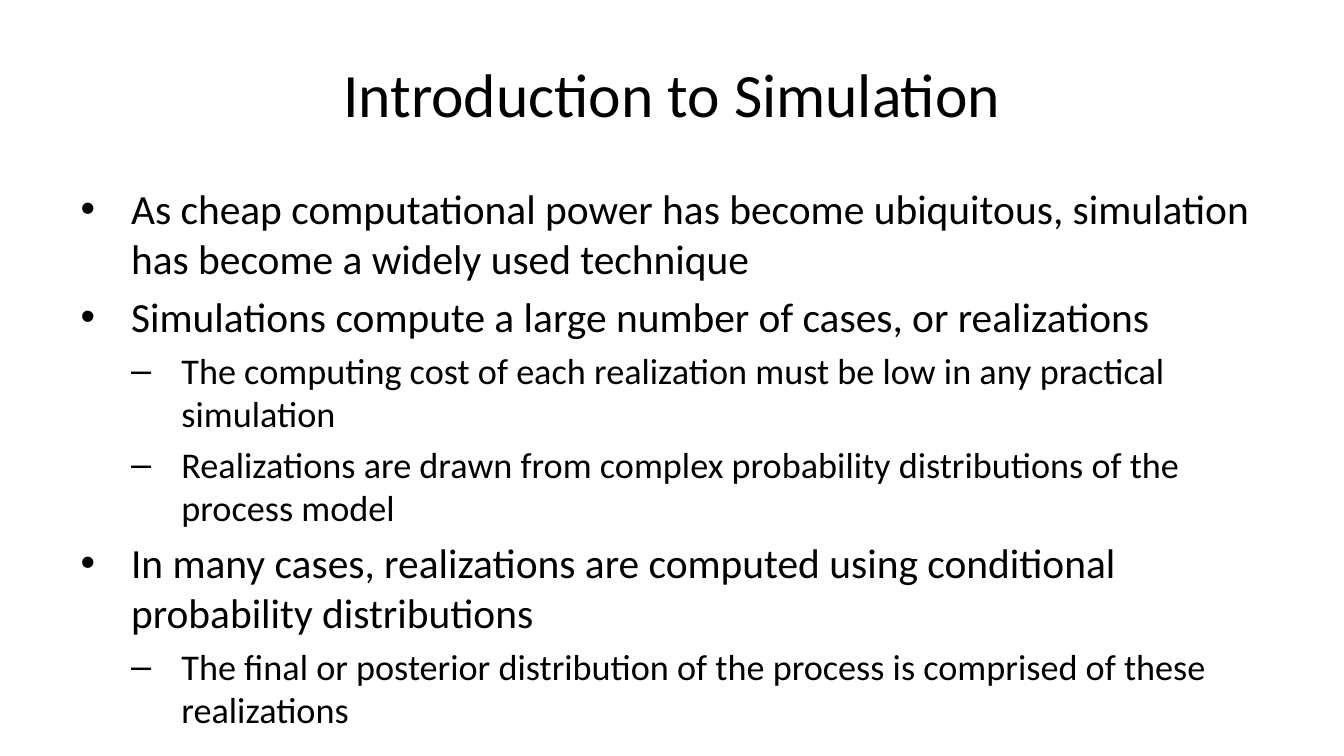
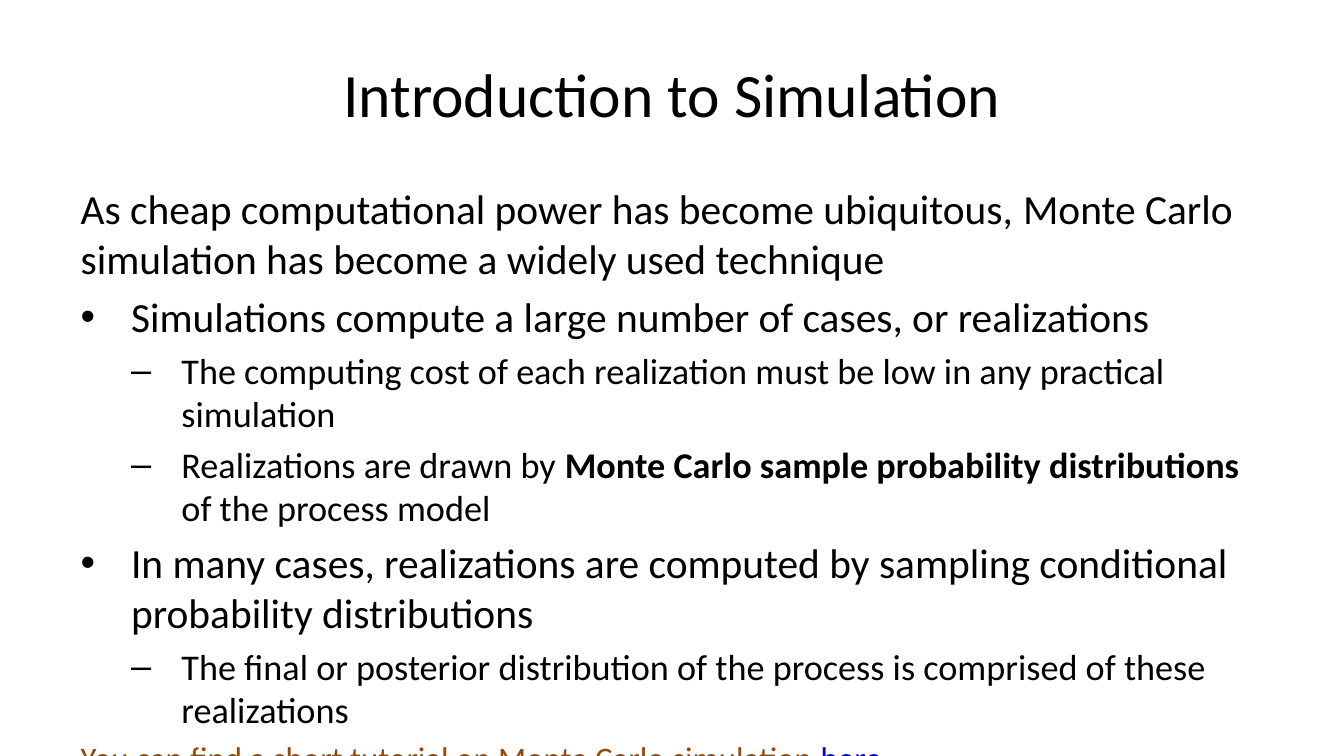
Before and after one commit to StephenElston/CSCI-E-83, a slide deck: slide 40 of LectureSlides/04_SamplingAndSimulation.pptx. Drawn at 1344x756 pixels with LibreOffice and Linux fonts; fonts in the diff are those of the drawing. Boxes give left, top, right and bottom in pixels: in the first picture for what was removed or moved away, otherwise in the second. Text is boxed around its words. In the diff, an @@ line names an element or a change of style, - is before the commit and + after.

```diff
--- a/LectureSlides/04_SamplingAndSimulation.pptx
+++ b/LectureSlides/04_SamplingAndSimulation.pptx
@@ text at [81,195,1239,724]: paragraph added @@
+You can find a short tutorial on Monte Carlo simulation here
@@ text at [81,195,1233,281]: text changed @@
-• As cheap computational power has become ubiquitous, simulation has become a widely used technique
+As cheap computational power has become ubiquitous, Monte Carlo simulation has become a widely used technique
@@ text at [131,452,1239,635]: text changed @@
-  – Realizations are drawn from complex probability distributions of the process model
-• In many cases, realizations are computed using conditional probability distributions
+  – Realizations are drawn by Monte Carlo sample probability distributions of the process model
+• In many cases, realizations are computed by sampling conditional probability distributions
```
Also in this commit, not shown: 9 other slides changed.
